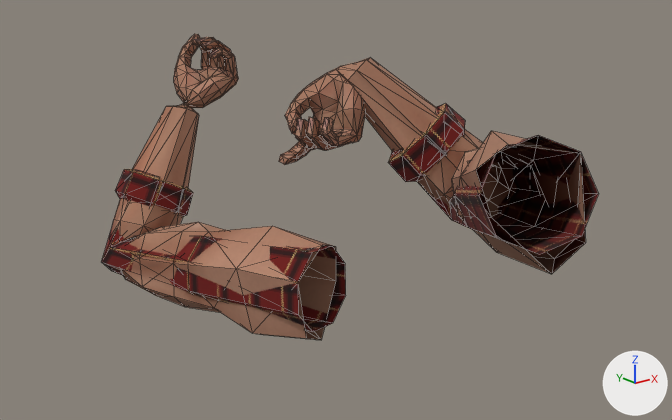
One commit to the glTF model public/models/rifleArms.glb: the scene before it, then after it.
Before and after are seen from a 50 mm lens placed at (-0.749, -0.943, 0.217), pointed at (-0.057, -0.078, -0.129). Lighting does not change. The marker at lower right points along +X, +Y and +Z. The older version comes first. Mesh edges are drawn as thin lines. Vertices at exactly the same position are counted once.

In view in the first picture: 'Arm_L_Rifle', 'Arm_R_Rifle'.
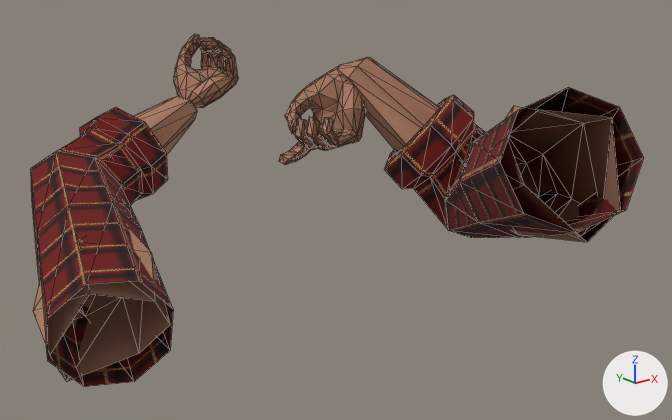
What differs and where, as boxes (x1, y1, x2, y2) in the pictures (672 x 420 px; the box of a moved part takes in the faces that stretch with it):
'Arm_L_Rifle', reshaped (15% narrower, 15% taller)
    before: (102, 34, 346, 340)
    after: (31, 34, 239, 387)
'Arm_R_Rifle', reshaped (14% wider, 15% shorter)
    before: (279, 57, 598, 274)
    after: (279, 57, 643, 242)
part 1 of me_arm_l_rifle, moved or reshaped
    before: (102, 80, 346, 340)
    after: (31, 80, 213, 387)
part 2 of me_arm_r_rifle, moved or reshaped
    before: (327, 57, 598, 274)
    after: (327, 57, 643, 242)

What the commit changed:
me_arm_l_rifle is used by ob_arm_l_rifle; location (0.0, 0.0, 0.0).
me_arm_l_rifle had 354 vertices, 684 faces and spanned x -0.201..0.046, y -0.059..0.374, z -0.332..0.043.
me_arm_l_rifle now has 354 vertices, 684 faces and spans x -0.43..0.046, y -0.109..0.374, z -0.271..0.043.
me_arm_l_rifle part 1: 150 of 354 vertices moved; they spanned x -0.201..0.003, y -0.059..0.355, z -0.332..-0.032 and now span x -0.43..-0.017, y -0.109..0.343, z -0.271..-0.034; mean shift (-0.113, -0.033, 0.074); largest move (-0.043, -0.029, -0.328) -> (-0.406, -0.044, -0.265).
me_arm_r_rifle is used by ob_arm_r_rifle; location (0.0, 0.0, 0.0).
me_arm_r_rifle had 354 vertices, 684 faces and spanned x -0.099..0.204, y -0.423..0.051, z -0.184..0.044.
me_arm_r_rifle now has 354 vertices, 684 faces and spans x -0.094..0.213, y -0.453..0.051, z -0.197..0.063.
me_arm_r_rifle part 2: 139 of 354 vertices moved; they spanned x -0.099..0.204, y -0.423..0.014, z -0.184..0.044 and now span x -0.094..0.213, y -0.453..0.012, z -0.197..0.063; mean shift (-0.002, -0.014, 0.011); largest move (-0.013, -0.403, 0.001) -> (0.016, -0.423, 0.044).
